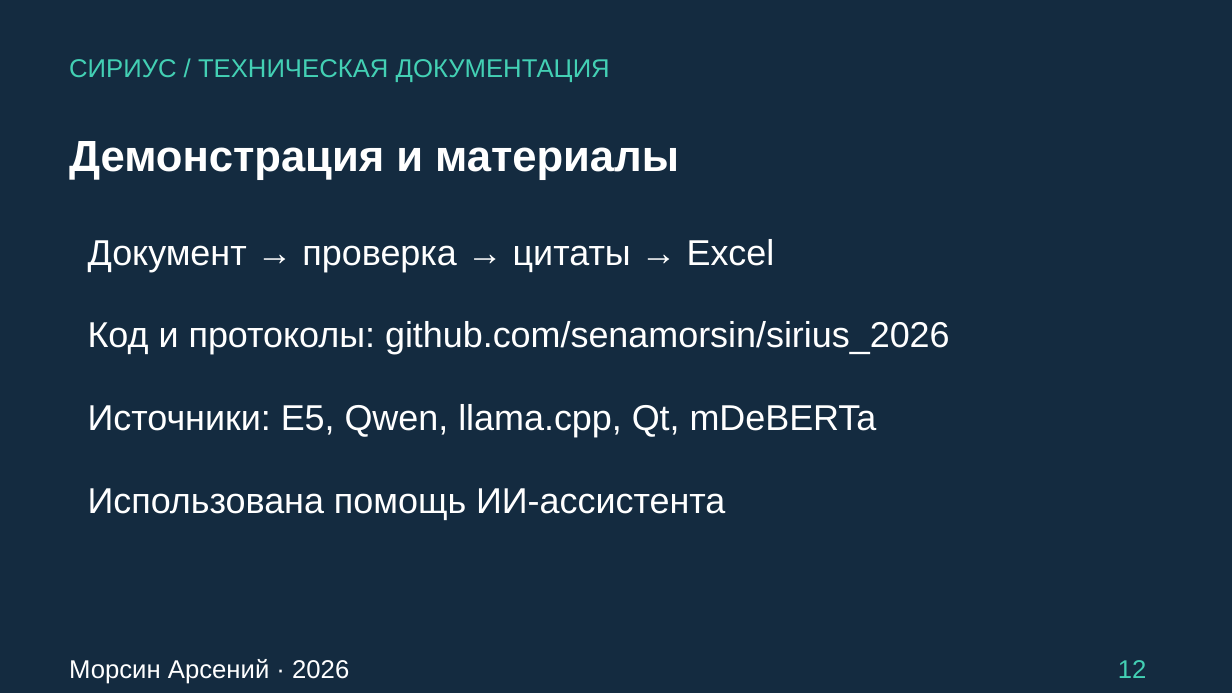
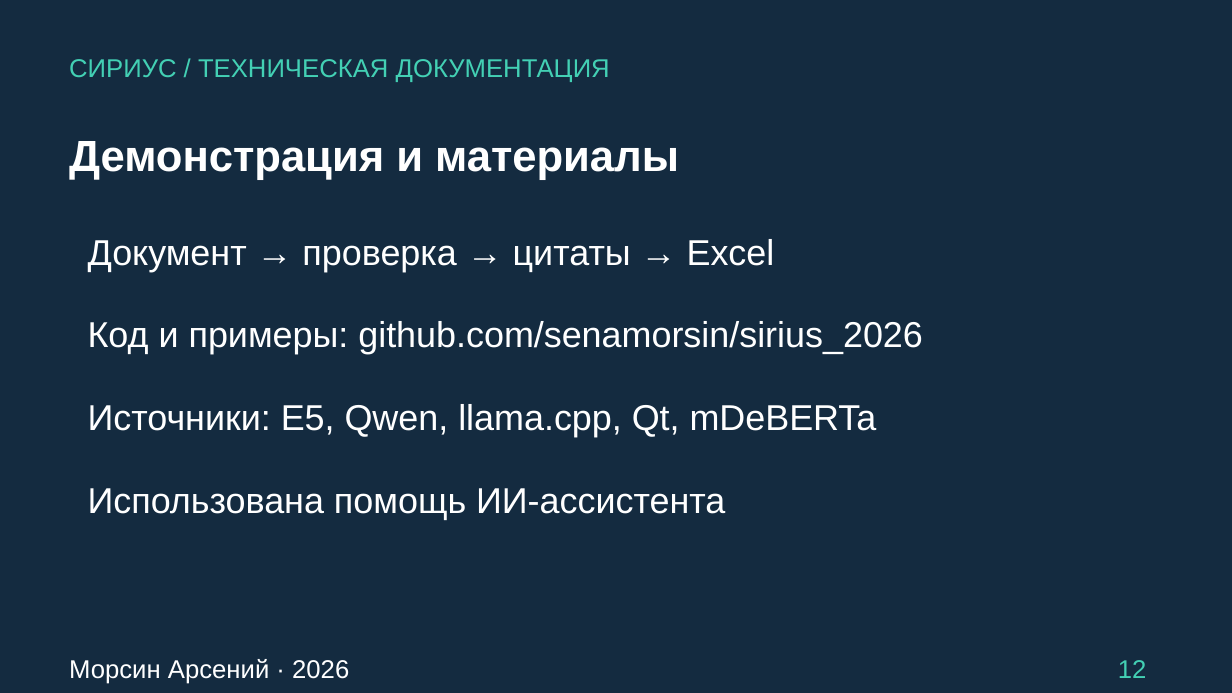
Before and after one commit to senamorsin/sirius_2026, a slide deck: slide 12 of defense/Презентация.pptx. Drawn at 1232x693 pixels with LibreOffice and Linux fonts; fonts in the diff are those of the drawing. Boxes give left, top, right and bottom in pixels: in the first picture for what was removed or moved away, otherwise in the second. Text is boxed around its words. In the diff, an @@ line names an element or a change of style, - is before the commit and + after.

```diff
--- a/defense/Презентация.pptx
+++ b/defense/Презентация.pptx
@@ text at (88, 321, 923, 354): text changed @@
-Код и протоколы: github.com/senamorsin/sirius_2026
+Код и примеры: github.com/senamorsin/sirius_2026
```
Also in this commit, not shown: 2 other slides changed, 36 other files.
